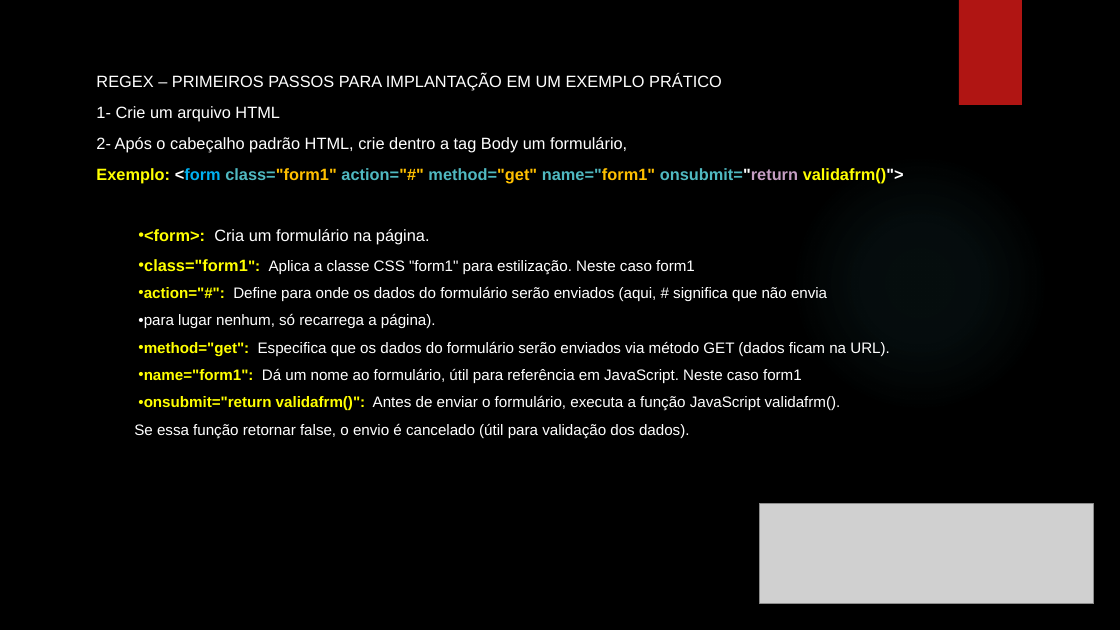
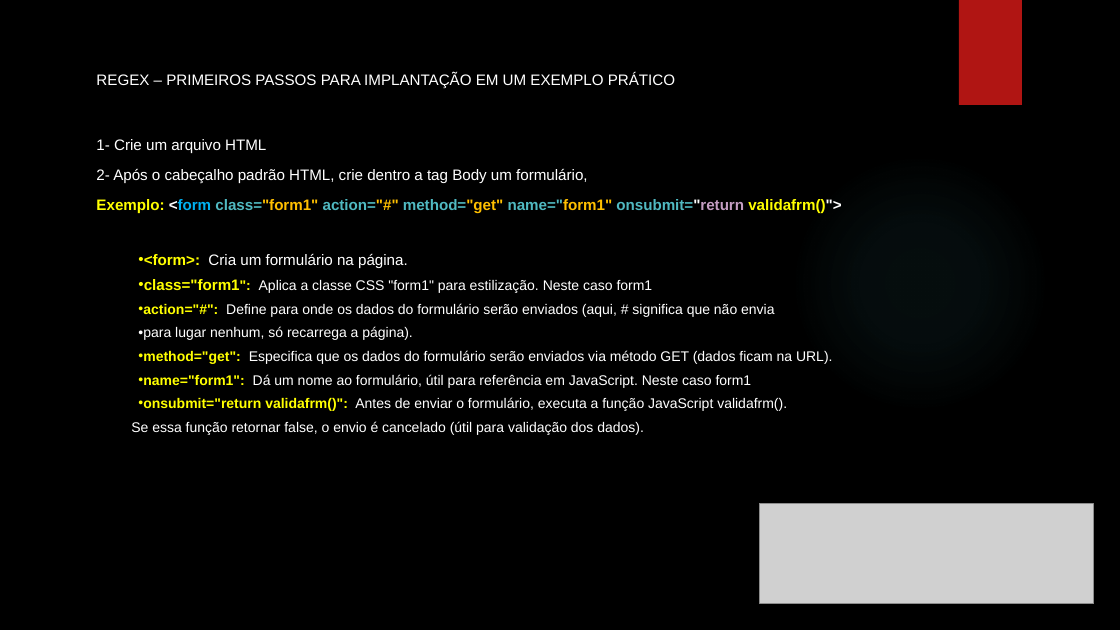
Before and after one commit to PedroHenriQdSouza/Trabalho-em-equipe-Regex, a slide deck: slide 4 of Regex.pptx. Drawn at 1120x630 pixels with LibreOffice and Linux fonts; fonts in the diff are those of the drawing; grey boxes stand for pictures; background and template pictures are left out. Boxes give left, top, right and bottom in pixels: in the first picture for what was removed or moved away, otherwise in the second. Text is boxed around its words. In the diff, an @@ line names an element or a change of style, - is before the commit and + after.

```diff
--- a/Regex.pptx
+++ b/Regex.pptx
@@ text "REGEX – PRIMEIROS PASSOS PARA ..." at [96,73,841,435]: size 14 to 12.9 pt in "REGEX – PRIMEIROS PASSOS PARA IMPLANTAÇÃO EM ...", "1- Crie um arquivo HTML", "2- Após o cabeçalho padrão HTML, crie ...", "Exemplo: <form class="form1" action="#" method="get" name="f ..." and 2 more places; size 13 to 12 pt in "class="form1": Aplica a classe CSS "form1" para ...", "action="#": Define para onde os dados do ...", "para lugar nenhum, só recarrega a página).", "method="get": Especifica que os dados do formulário ..." and 3 more places; line spacing 1.5 to 1.4 @@
```
Also in this commit, not shown: 2 other files.
